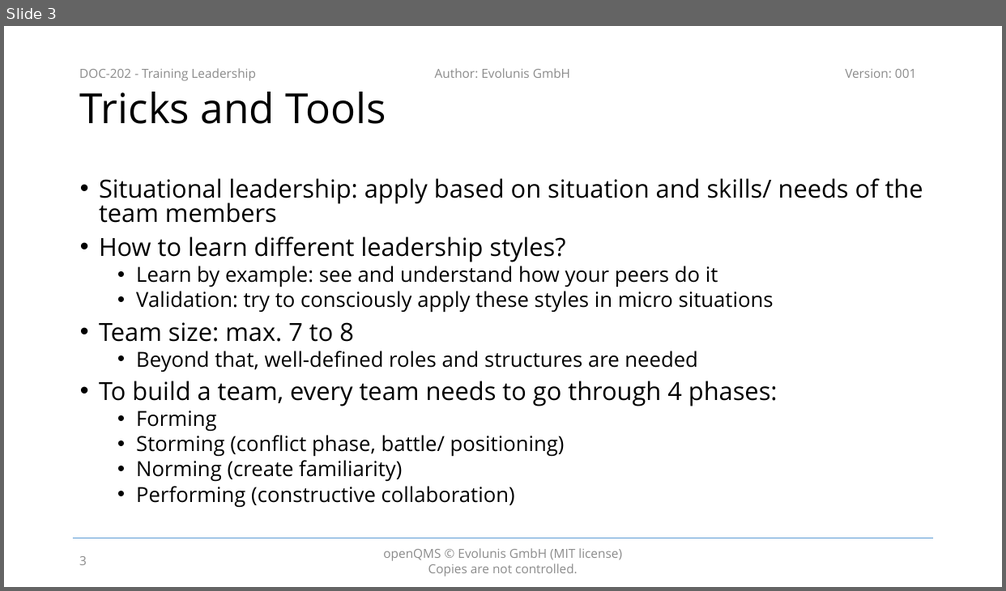
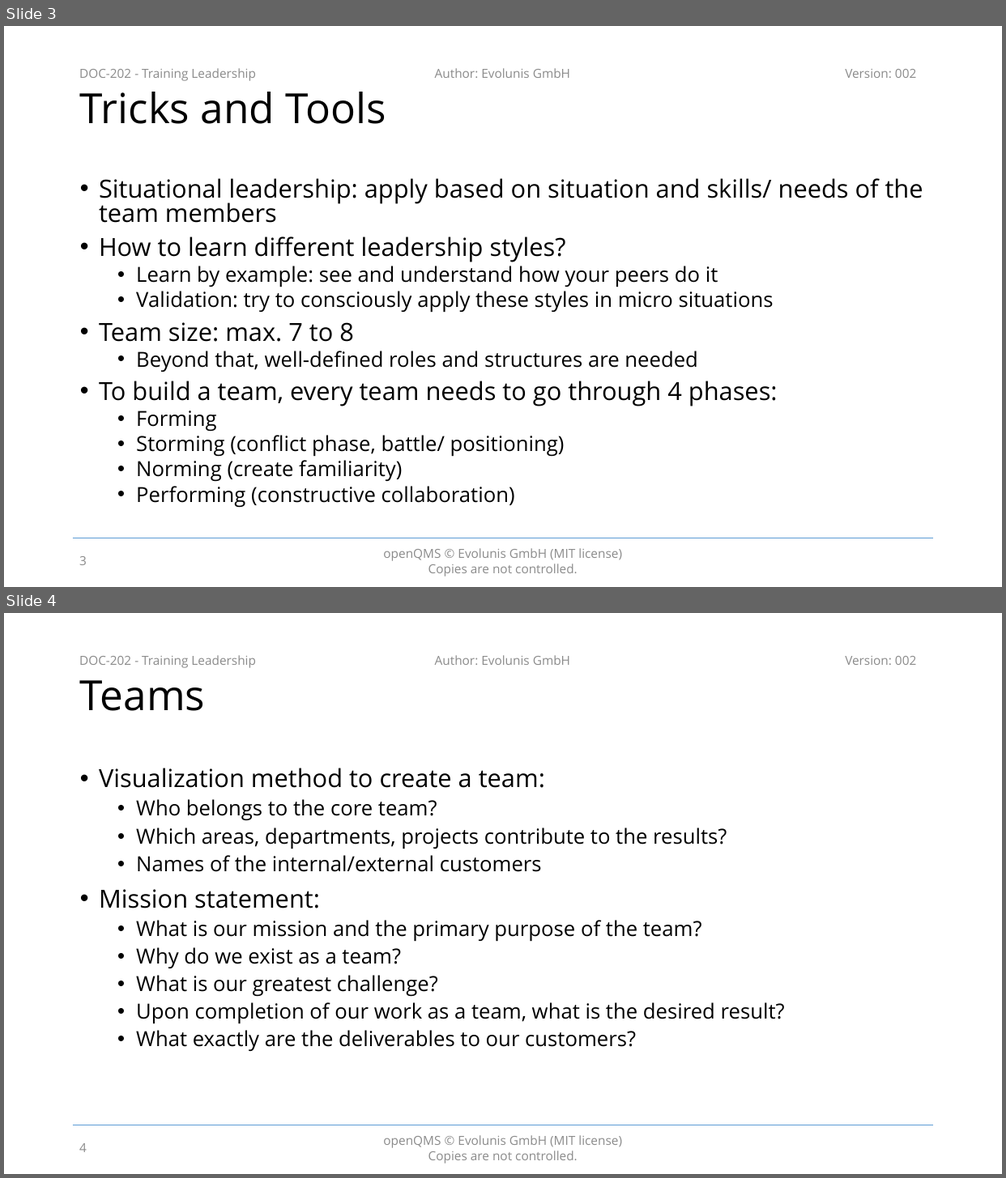
Before and after one commit to evolunis/openQMS, a slide deck: 2. Design and Development/DOC-202 - Training Leadership.pptx. Shown one above the other, each under a label of ours: slide 3 before the commit, slides 3 and 4 after it. The pictures are 1006x591 and 1006x1178 pixels, drawn with LibreOffice and Linux fonts; fonts in the diff are those of the drawing; background and template pictures are left out. Boxes give left, top, right and bottom in pixels: in the first picture for what was removed or moved away, otherwise in the second. Text is boxed around its words. In the diff, an @@ line names an element or a change of style, - is before the commit and + after.

```diff
--- a/2. Design and Development/DOC-202 - Training Leadership.pptx
+++ b/2. Design and Development/DOC-202 - Training Leadership.pptx
@@ slide 4 added at [4, 613, 1002, 1174], background #FFFFFF; not listed: 5 template elements that a slide beside it also shows @@
@@ title added at [80, 680, 205, 711], 40 pt, text #000000 @@
+Teams
@@ text added at [99, 768, 785, 1051], 20 pt, text #000000 @@
+• Visualization method to create a team:
+  • Who belongs to the core team?
+  • Which areas, departments, projects contribute to the results?
+  • Names of the internal/external customers
+• Mission statement:
+  • What is our mission and the primary purpose of the team?
+  • Why do we exist as a team?
+  • What is our greatest challenge?
+  • Upon completion of our work as a team, what is the desired result?
+  • What exactly are the deliverables to our customers?
@@ page number added at [79, 1144, 87, 1152], 12 pt, text #8C8C8C @@
+4
@@ slide 3 changed as well @@
@@ text at [845, 69, 916, 78]: text changed @@
-Version: 001
+Version: 002
```
Also in this commit, not shown: 12 other slides changed, 10 other slides added.
